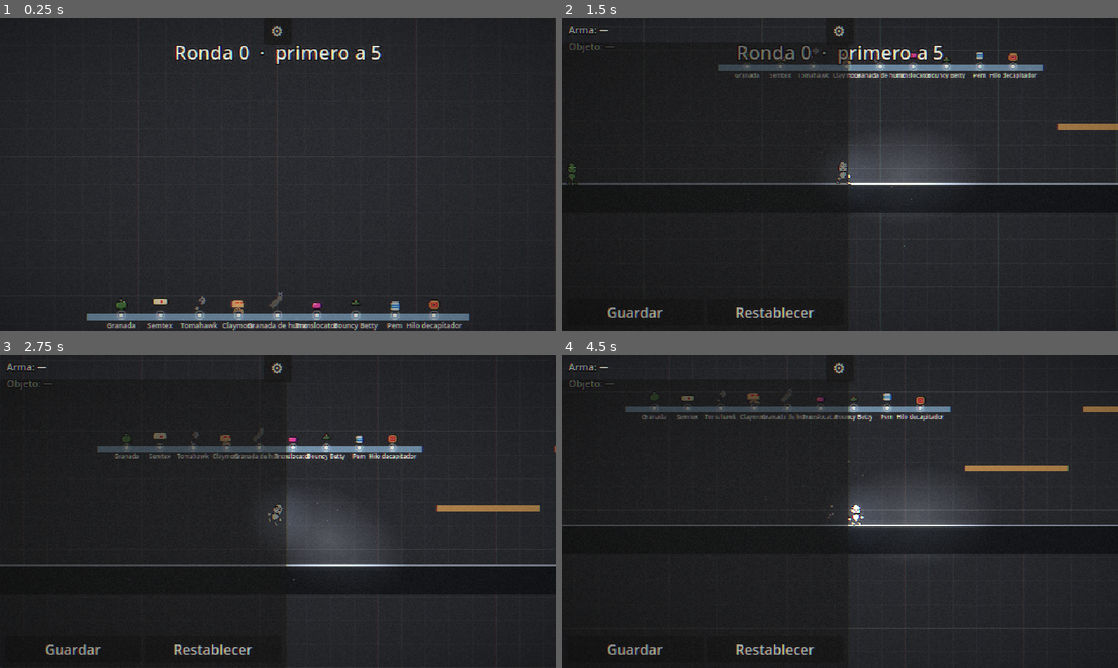
Above: before the commit, frames 1-4 (two rows, left to right).
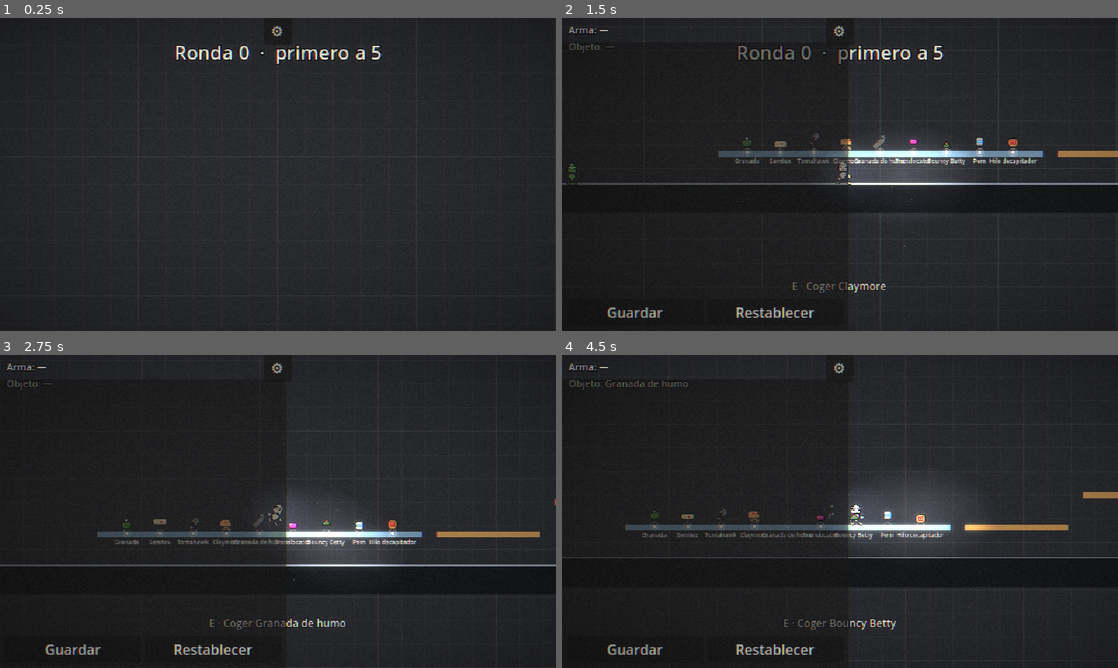
Above: after the commit, the same moments.

Repository: xNeku/godot-multiplayer-high-level
Game: Godot game, scene res://high_level_example/scenes/high_level_example.tscn
Same seed, same stepped clock (60 frames per second), same inputs: the game is played once before the commit and once after it. This scene is started directly instead of the project's main scene.
Inputs (mouse positions are in pixels of both pictures, inside the frame that each line leads up to):
- Up to frame 1 (0.25 s): no input
- Up to frame 2 (1.5 s): click "⚙" at 0.5 s; tap Enter at 1.25 s; move the mouse to (962, 158) at 1.27 s; hold Right (ui_right) from 1.28 s (still down); hold K (rope) from 1.28 s (still down)
- Up to frame 3 (2.75 s): keep holding Right (ui_right); tap Up (ui_up) at 1.52, 1.55, 1.82, 2.1, 2.27, 2.57 s; move the mouse to (166, 527) at 2.02 s; release K (rope) at 2.03 s; tap K (rope) at 2.3 s
- Up to frame 4 (4.5 s): move the mouse to (895, 442) at 2.77 s; release Right (ui_right) at 2.78 s; hold Left (ui_left) 2.78-3.53 s; hold Shift (crouch) 2.78-3.53 s; tap Up (ui_up) at 3.05, 3.77, 4.07 s; move the mouse to (812, 574) at 3.52 s; hold Right (ui_right) from 3.53 s (still down); tap E (interact) at 3.6 s; tap K (rope) at 3.8 s; move the mouse to (1006, 558) at 4.27 s; hold K (rope) from 4.28 s (still down)

The runs differ from the first frame. In frame 1, 2.8% of the frame differs, in the area x 15-85%, y 87-100%; in frame 2, 5.0%; in frame 3, 5.4%; in frame 4, 7.2%, in the area x 0-100%, y 8-88%.

Commit message:
Soga: apunta como el arma, engancha plataformas, balanceo tangencial con inercia al soltar; MapaPruebas con escalones de 44 px
Co-Authored-By: Claude Opus 5.5 <noreply@anthropic.com>
Claude-Session: https://claude.ai/code/session_01V8Hjh6ByoFuysguaq7Lais

Diff:
--- a/high_level_example/scenes/MapaPruebas.tscn
+++ b/high_level_example/scenes/MapaPruebas.tscn
@@ -100,7 +100,7 @@
 [node name="Plataformas" type="Node2D" parent="."]
 
 [node name="Plataforma1" type="StaticBody2D" parent="Plataformas"]
-position = Vector2(630, 424)
+position = Vector2(630, 460)
 collision_layer = 8
 collision_mask = 0
 
@@ -116,7 +116,7 @@
 shape = SubResource("Rect_4")
 
 [node name="Plataforma2" type="StaticBody2D" parent="Plataformas"]
-position = Vector2(790, 344)
+position = Vector2(790, 416)
 collision_layer = 8
 collision_mask = 0
 
@@ -132,7 +132,7 @@
 shape = SubResource("Rect_5")
 
 [node name="PlataformaB" type="StaticBody2D" parent="Plataformas"]
-position = Vector2(1620, 424)
+position = Vector2(1620, 460)
 collision_layer = 8
 collision_mask = 0
 
@@ -148,7 +148,7 @@
 shape = SubResource("Rect_6")
 
 [node name="PlataformaC" type="StaticBody2D" parent="Plataformas"]
-position = Vector2(1760, 344)
+position = Vector2(1760, 416)
 collision_layer = 8
 collision_mask = 0
 
@@ -169,10 +169,10 @@
 position = Vector2(1500, 487)
 
 [node name="MunecoB" parent="Munecos" instance=ExtResource("3_fijo")]
-position = Vector2(1660, 407)
+position = Vector2(1660, 443)
 
 [node name="MunecoC" parent="Munecos" instance=ExtResource("3_fijo")]
-position = Vector2(1800, 327)
+position = Vector2(1800, 399)
 
 [node name="MunecoCaminante" parent="Munecos" instance=ExtResource("4_walker")]
 position = Vector2(-150, 487)
@@ -201,7 +201,7 @@
 position = Vector2(1100, 476)
 
 [node name="PlataformaArmas" type="StaticBody2D" parent="Plataformas"]
-position = Vector2(1150, 344)
+position = Vector2(1150, 372)
 collision_layer = 8
 collision_mask = 0
 
@@ -219,27 +219,27 @@
 [node name="Armas" type="Node2D" parent="."]
 
 [node name="SpawnerSniper" parent="Armas" instance=ExtResource("6_spawner")]
-position = Vector2(940, 340)
+position = Vector2(940, 368)
 weapon = ExtResource("7_sniper")
 
 [node name="SpawnerSniperSilenciosa" parent="Armas" instance=ExtResource("6_spawner")]
-position = Vector2(1010, 340)
+position = Vector2(1010, 368)
 weapon = ExtResource("8_snipersilenciosa")
 
 [node name="SpawnerDesertEagle" parent="Armas" instance=ExtResource("6_spawner")]
-position = Vector2(1080, 340)
+position = Vector2(1080, 368)
 weapon = ExtResource("9_deserteagle")
 
 [node name="SpawnerMp7" parent="Armas" instance=ExtResource("6_spawner")]
-position = Vector2(1150, 340)
+position = Vector2(1150, 368)
 weapon = ExtResource("10_mp7")
 
 [node name="SpawnerUsp" parent="Armas" instance=ExtResource("6_spawner")]
-position = Vector2(1220, 340)
+position = Vector2(1220, 368)
 weapon = ExtResource("11_usp")
 
 [node name="PlataformaObjetos" type="StaticBody2D" parent="Plataformas"]
-position = Vector2(320, 344)
+position = Vector2(320, 460)
 collision_layer = 8
 collision_mask = 0
 
@@ -257,43 +257,43 @@
 [node name="Objetos" type="Node2D" parent="."]
 
 [node name="SpawnerGranada" parent="Objetos" instance=ExtResource("6_spawner")]
-position = Vector2(140, 340)
+position = Vector2(140, 456)
 item = ExtResource("20_obj")
 
 [node name="SpawnerSemtex" parent="Objetos" instance=ExtResource("6_spawner")]
-position = Vector2(185, 340)
+position = Vector2(185, 456)
 item = ExtResource("21_obj")
 
 [node name="SpawnerTomahawk" parent="Objetos" instance=ExtResource("6_spawner")]
-position = Vector2(230, 340)
+position = Vector2(230, 456)
 item = ExtResource("22_obj")
 
 [node name="SpawnerClaymore" parent="Objetos" instance=ExtResource("6_spawner")]
-position = Vector2(275, 340)
+position = Vector2(275, 456)
 item = ExtResource("23_obj")
 
 [node name="SpawnerHumo" parent="Objetos" instance=ExtResource("6_spawner")]
-position = Vector2(320, 340)
+position = Vector2(320, 456)
 item = ExtResource("24_obj")
 
 [node name="SpawnerTranslocator" parent="Objetos" instance=ExtResource("6_spawner")]
-position = Vector2(365, 340)
+position = Vector2(365, 456)
 item = ExtResource("25_obj")
 
 [node name="SpawnerBetty" parent="Objetos" instance=ExtResource("6_spawner")]
-position = Vector2(410, 340)
+position = Vector2(410, 456)
 item = ExtResource("30_betty")
 
 [node name="SpawnerPem" parent="Objetos" instance=ExtResource("6_spawner")]
-position = Vector2(455, 340)
+position = Vector2(455, 456)
 item = ExtResource("31_pem")
 
 [node name="SpawnerHilo" parent="Objetos" instance=ExtResource("6_spawner")]
-position = Vector2(500, 340)
+position = Vector2(500, 456)
 item = ExtResource("32_hilo")
 
 [node name="SpawnerBazooka" parent="Armas" instance=ExtResource("6_spawner")]
-position = Vector2(1290, 340)
+position = Vector2(1290, 368)
 weapon = ExtResource("33_bazooka")
 
 [node name="MuroPuerta" type="StaticBody2D" parent="."]
--- a/high_level_example/scripts/high_level_network_player.gd
+++ b/high_level_example/scripts/high_level_network_player.gd
@@ -63,17 +63,18 @@
 @export_range(0.0, 1.0) var backflip_air_control: float = 0.25
 
 @export_group("Soga")
-# Mantén el botón de soga: se engancha al techo o pared en diagonal hacia delante-arriba
-# (con el botón de salto mantenido, casi recto hacia arriba). Suéltalo para soltarte.
+# Mantén el botón de soga: sale hacia donde apuntas (igual que el arma: recto, y sube
+# mientras mantienes salto) y se engancha a suelo, paredes, techos y plataformas.
+# Suéltalo para soltarte: sales disparado con la velocidad del balanceo.
 @export var rope_range: float = 170.0
-@export var rope_angle_deg: float = 50.0
-@export var rope_angle_up_deg: float = 80.0
 # Arriba / abajo: acorta o alarga la soga
 @export var rope_climb_speed: float = 70.0
 @export var rope_min_length: float = 24.0
 # Empuje lateral al balancearse en el aire y velocidad máxima del balanceo
 @export var rope_swing_accel: float = 420.0
-@export var rope_max_speed: float = 380.0
+@export var rope_max_speed: float = 520.0
+# Al soltarte, la velocidad se multiplica por esto (premia soltar en el buen momento)
+@export var rope_release_boost: float = 1.1
 # Espera tras fallar el enganche (no hay nada a tiro)
 @export var rope_miss_cooldown: float = 0.3
 
@@ -470,8 +471,14 @@
 		velocity.y *= jump_cut
 
 	if roped and not on_floor:
-		# Balanceo: empuje lateral; la soga ya frena lo que se aleje del anclaje
-		velocity.x += dir * rope_swing_accel * delta
+		# Balanceo: empuje en la dirección del arco (tangente a la soga). La gravedad
+		# hace el péndulo; empujar a favor del movimiento acumula velocidad.
+		if dir != 0:
+			var n: Vector2 = (global_position - rope_anchor).normalized()
+			var tangent := Vector2(-n.y, n.x)
+			if tangent.x * dir < 0.0:
+				tangent = -tangent
+			velocity += tangent * rope_swing_accel * delta
 		velocity = velocity.limit_length(rope_max_speed)
 	elif stance == Stance.SLIDE:
 		if on_floor:
@@ -486,7 +493,8 @@
 		elif _is_sprinting(dir):
 			speed = run_speed
 		var ctrl: float = 1.0 if on_floor else air_control
-		if dir != 0 and absf(velocity.x) > speed and signf(velocity.x) == dir:
+		if absf(velocity.x) > speed and ((dir == 0 and not on_floor) or signf(velocity.x) == dir):
+			# Por encima de tu velocidad normal (slide, soga, empujón...) frenas suave
 			velocity.x = move_toward(velocity.x, dir * speed, over_speed_decel * ctrl * delta)
 		elif dir != 0:
 			velocity.x = move_toward(velocity.x, dir * speed, acceleration * ctrl * delta)
@@ -522,19 +530,28 @@
 		return rope_anchor != Vector2.ZERO
 	if not Input.is_action_pressed("rope") or _rope_blocked():
 		rope_anchor = Vector2.ZERO
+		if not is_on_floor():
+			velocity *= rope_release_boost
 		return false
+	var old_len: float = _rope_len
 	if Input.is_action_pressed("ui_up"):
 		_rope_len = maxf(rope_min_length, _rope_len - rope_climb_speed * delta)
 	elif Input.is_action_pressed("ui_down"):
 		_rope_len = minf(rope_range, _rope_len + rope_climb_speed * delta)
+	# Conservación del momento angular: al acortar la soga balanceándote, vas más rápido
+	# (y al alargarla, más lento). Es lo que hace un columpio cuando "bombeas".
+	if _rope_len != old_len and not is_on_floor():
+		var n: Vector2 = (global_position - rope_anchor).normalized()
+		var radial: Vector2 = n * velocity.dot(n)
+		velocity = radial + (velocity - radial) * (old_len / _rope_len)
 	return true
 
 
 func _try_attach() -> void:
-	var up: bool = Input.is_action_pressed("ui_up")
-	var ang: float = deg_to_rad(rope_angle_up_deg if up else rope_angle_deg)
-	var dir := Vector2(facing * cos(ang), -sin(ang))
-	var query := PhysicsRayQueryParameters2D.create(global_position, global_position + dir * rope_range, 1)
+	var dir := Vector2.RIGHT.rotated(aim_angle)
+	# Capa 1 (suelo/paredes) + capa 4 (plataformas atravesables)
+	var query := PhysicsRayQueryParameters2D.create(global_position, global_position + dir * rope_range, 1 | 8)
+	query.hit_from_inside = false
 	var result := get_world_2d().direct_space_state.intersect_ray(query)
 	if result.is_empty():
 		_rope_ready_at = Time.get_ticks_msec() + int(rope_miss_cooldown * 1000.0)
--- a/high_level_example/scripts/tuning_panel.gd
+++ b/high_level_example/scripts/tuning_panel.gd
@@ -36,10 +36,10 @@
 	["backflip_time", 0.2, 1.0, 0.02],
 	["backflip_air_control", 0.0, 1.0, 0.05],
 	["rope_range", 60, 400, 5],
-	["rope_angle_deg", 20, 80, 1],
+	["rope_release_boost", 1.0, 1.5, 0.05],
 	["rope_climb_speed", 20, 200, 5],
 	["rope_swing_accel", 100, 1000, 10],
-	["rope_max_speed", 150, 700, 10],
+	["rope_max_speed", 150, 900, 10],
 	["aim_rotation_speed_deg", 60, 1000, 10],
 	["remote_smoothing", 5, 60, 1],
 	["shake_per_shot", 0.0, 8.0, 0.1],
Not shown, changed: GAMEFEEL.md
